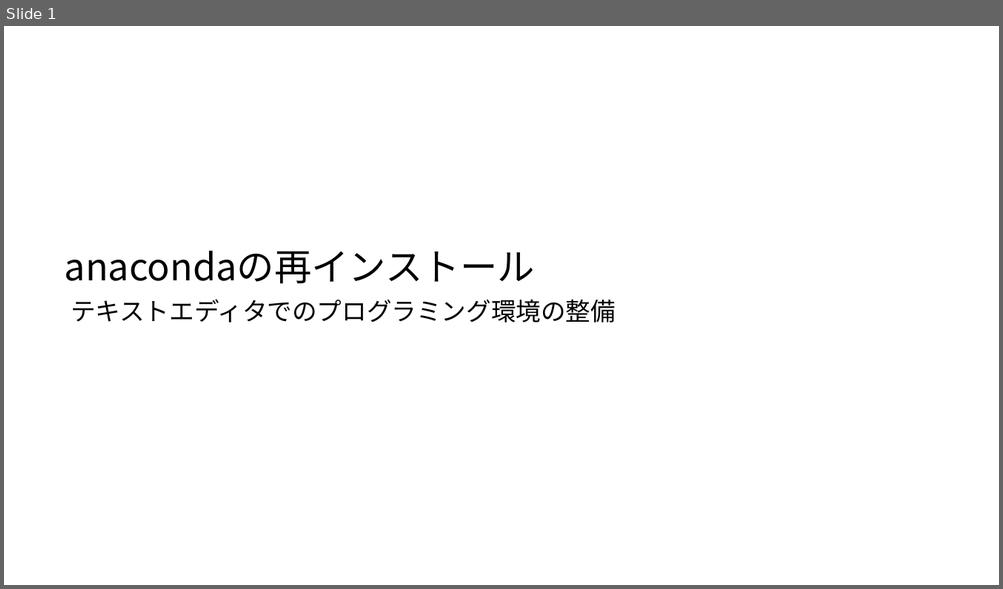
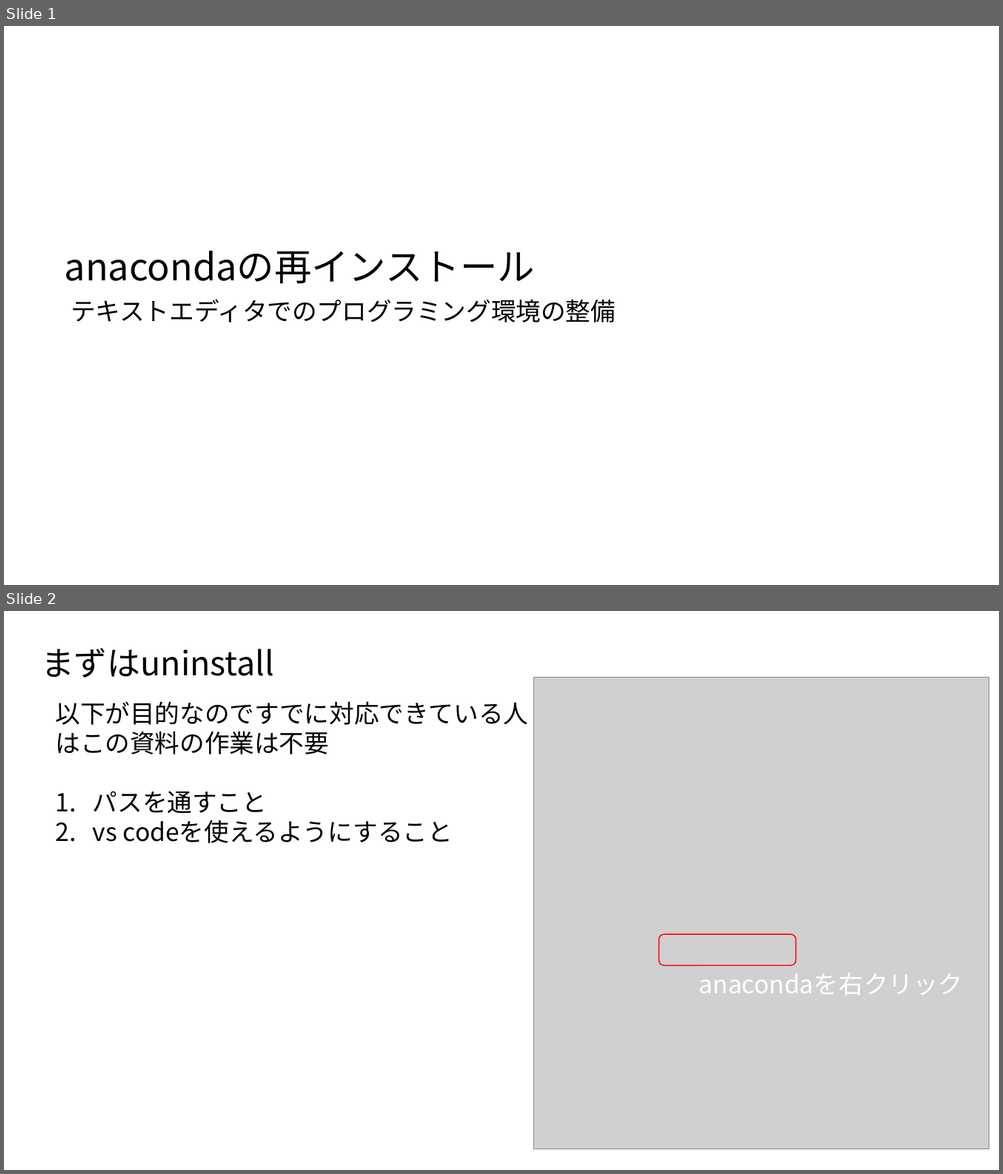
Before and after one commit to ueharaLab/bigdata1_introduction, a slide deck: anaconda.pptx. Shown one above the other, each under a label of ours: slide 1 before the commit, slides 1 and 2 after it. The pictures are 1003x589 and 1003x1174 pixels, drawn with LibreOffice and Linux fonts; fonts in the diff are those of the drawing; grey boxes stand for pictures. Boxes give left, top, right and bottom in pixels: in the first picture for what was removed or moved away, otherwise in the second. Text is boxed around its words. In the diff, an @@ line names an element or a change of style, - is before the commit and + after.

Commit message:
411

```diff
--- a/anaconda.pptx
+++ b/anaconda.pptx
@@ slide 2 added at box(4, 611, 999, 1170), background #FFFFFF @@
@@ text added at box(41, 648, 274, 678), 32 pt, text #000000 @@
+まずはuninstall
@@ picture added at box(534, 677, 989, 1149) @@
@@ text added at box(56, 701, 529, 755), 24 pt, text #000000 @@
+以下が目的なのですでに対応できている人
+はこの資料の作業は不要
@@ text added at box(93, 791, 452, 843), 24 pt, text #000000 @@
+1. パスを通すこと
+2. vs codeを使えるようにすること
@@ rounded rectangle added at box(659, 935, 797, 966), outline #FF0000 1 pt @@
@@ text added at box(699, 973, 963, 995), 24 pt, text #FFFFFF @@
+anacondaを右クリック
```
Also in this commit, not shown: 1 other slide added.
